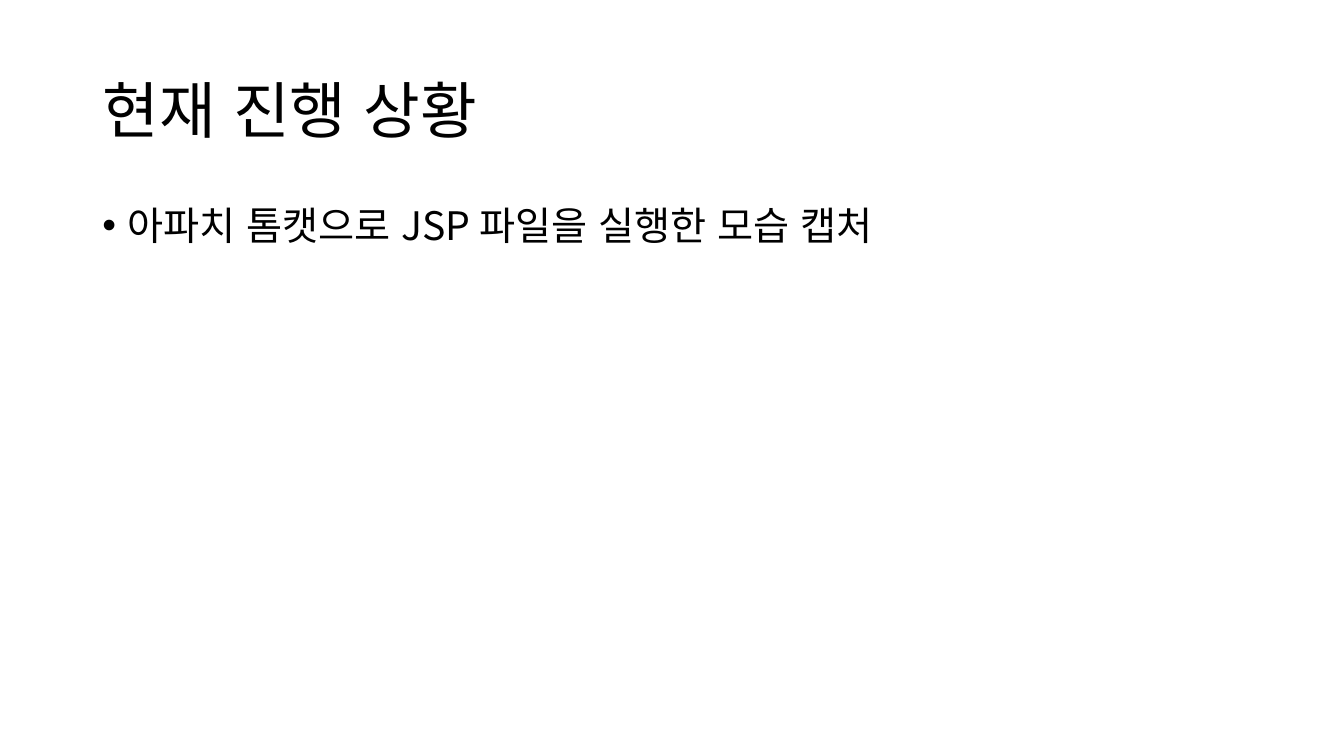
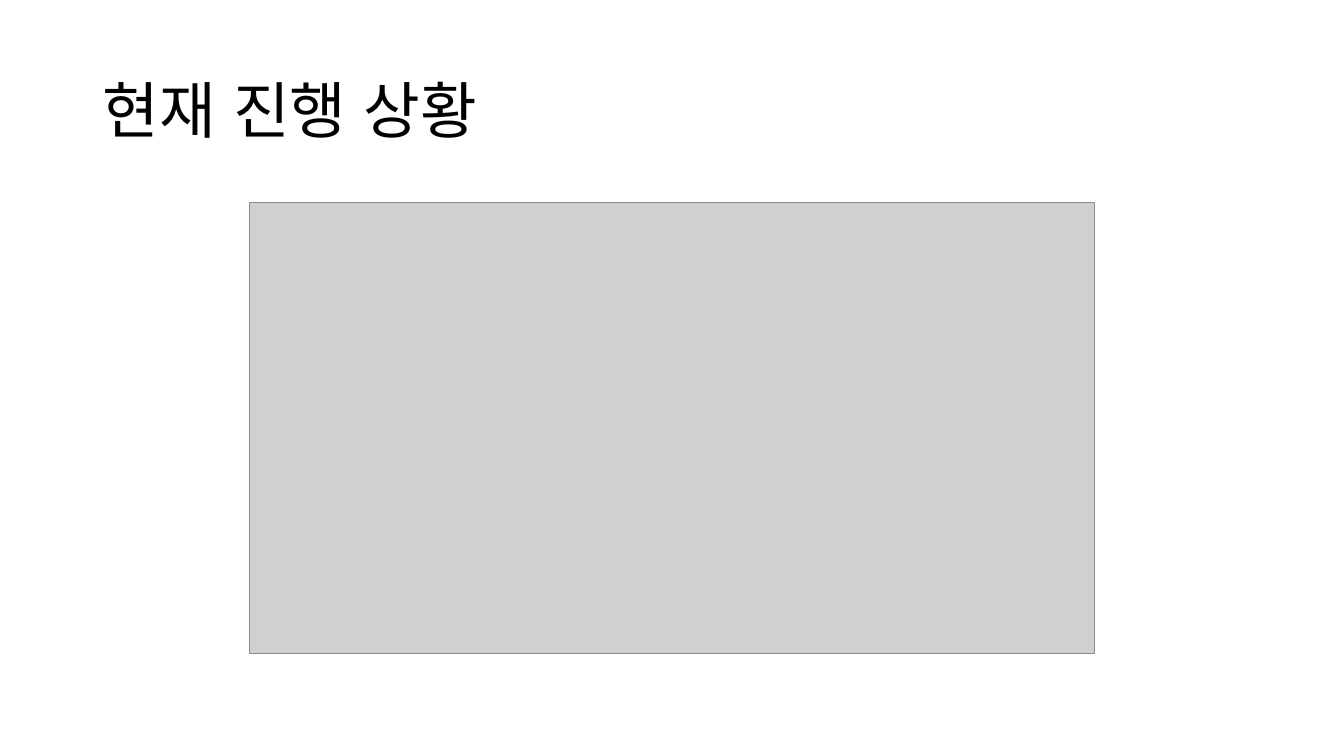
Before and after one commit to DrawGreen2021/Presentation, a slide deck: slide 29 of 팀 그릴그린 중간발표.pptx (slide 26 before the commit). Drawn at 1344x756 pixels with LibreOffice and Linux fonts; fonts in the diff are those of the drawing; grey boxes stand for pictures. Boxes give left, top, right and bottom in pixels: in the first picture for what was removed or moved away, otherwise in the second. Text is boxed around its words. In the diff, an @@ line names an element or a change of style, - is before the commit and + after.

```diff
--- a/팀 그릴그린 중간발표.pptx
+++ b/팀 그릴그린 중간발표.pptx
@@ text removed at (128,207,872,243) @@
-• 아파치 톰캣으로 JSP 파일을 실행한 모습 캡처
@@ picture added at (249,203,1095,653) @@
```
Also in this commit, not shown: 9 other slides changed, 6 slides added, 3 slides removed, 7 other files.
